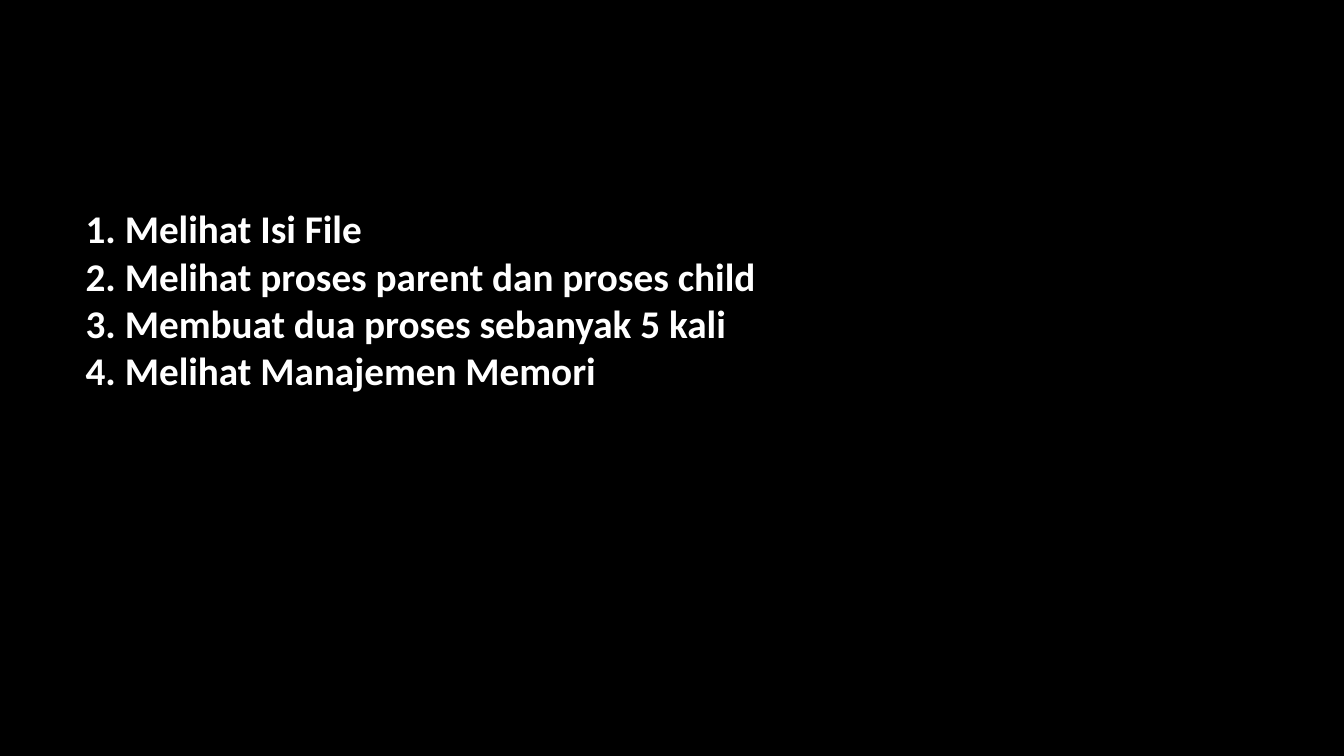
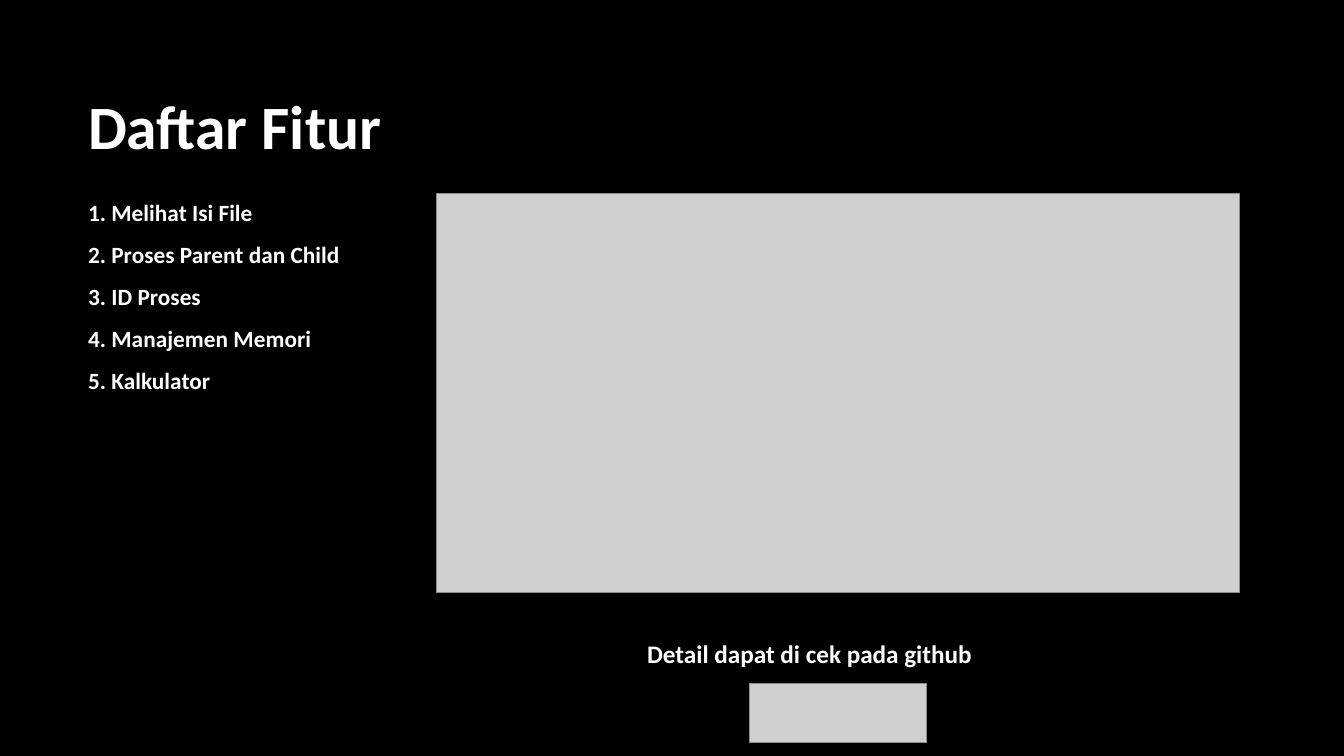
Before and after one commit to Putra1688/UAS-SISTEMOPERASI, a slide deck: slide 3 of Documentation/Progam shell.pptx (slide 2 before the commit). Drawn at 1344x756 pixels with LibreOffice and Linux fonts; fonts in the diff are those of the drawing; grey boxes stand for pictures; background and template pictures are left out. Boxes give left, top, right and bottom in pixels: in the first picture for what was removed or moved away, otherwise in the second. Text is boxed around its words. In the diff, an @@ line names an element or a change of style, - is before the commit and + after.

```diff
--- a/Documentation/Progam shell.pptx
+++ b/Documentation/Progam shell.pptx
@@ title added at [88, 105, 382, 150], 44 pt, text #FFFFFF, bold @@
+Daftar Fitur
@@ text "1. Melihat Isi File" at [88, 204, 340, 389]: vertical alignment bottom to top @@
@@ text at [88, 204, 340, 389]: text changed; size 28 to 16.6 pt @@
-1. Melihat Isi File
-2. Melihat proses parent dan proses child
-3. Membuat dua proses sebanyak 5 kali
-4. Melihat Manajemen Memori
+1. Melihat Isi File
+2. Proses Parent dan Child
+3. ID Proses
+4. Manajemen Memori
+5. Kalkulator
@@ picture added at [437, 194, 1240, 593] @@
@@ text added at [647, 645, 971, 668], 18 pt, text #FFFFFF, bold @@
+Detail dapat di cek pada github
@@ picture added at [749, 685, 927, 743] @@
```
Also in this commit, not shown: 6 slides added, 1 slide removed, 1 other file.
